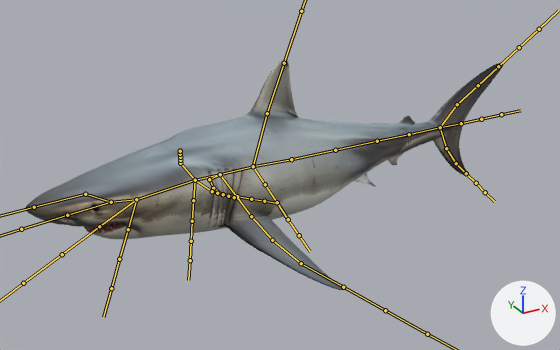
One commit to the FBX model Assets/shark ver2.3.fbx/shark ver2.3.fbx: the scene before it, then after it.
Both versions are drawn from a 50 mm lens placed at (-9.06, -16.68, 7.96), pointed at (0.14, 0.05, -0.4). Every picture has the same lights, and +X, +Y and +Z are marked at lower right. The bones that bend it are drawn over the model as lines.
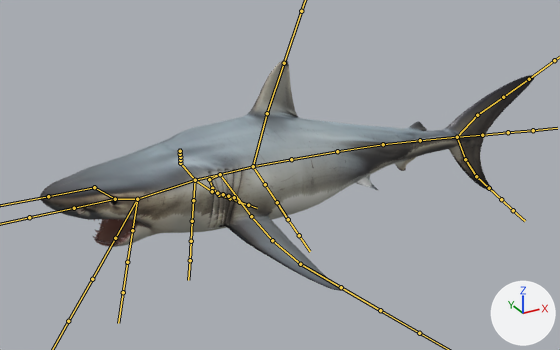
The newer file adds an action. The first version stands in its rest pose; the second is drawn at frame 31 of the action 'Armature|Pain'.

The edits, one by one:
Bone 'spine.007' (bone_spine_007) turns from (0, 0, 0) to (0, 0, -5) degrees about its own x, y and z.
Bone 'spine.008' (bone_spine_008) turns from (0, 0, 0) to (0, 0, -3) degrees about its own x, y and z.
Bone 'spine.009' (bone_spine_009) turns from (0, 0, 0) to (0, 0, -5) degrees about its own x, y and z.
Bone 'spine.010' (bone_spine_010) turns from (0, 0, 0) to (0, 0, -2) degrees about its own x, y and z.
Bone 'chest_fin.Bot.R.001' (bone_chest_fin_bot_r_001) turns from (0, 0, 0) to (-1, 1, -1) degrees about its own x, y and z.
Bone 'chest_fin.Bot.R.002' (bone_chest_fin_bot_r_002) turns from (0, 0, 0) to (-2, 1, -2) degrees about its own x, y and z.
Bone 'chest_fin.Bot.L.001' (bone_chest_fin_bot_l_001) turns from (0, 0, 0) to (-2, 0, 0) degrees about its own x, y and z.
Bone 'chest_fin.Bot.L.003' (bone_chest_fin_bot_l_003) turns from (0, 0, 0) to (-3, 0, 0) degrees about its own x, y and z.
Bone 'spine.001' (bone_spine_001) turns from (0, 0, 0) to (1, -1, 4) degrees about its own x, y and z.
Bone 'spine' (bone_spine) turns from (0, 0, 0) to (11, -1, 7) degrees about its own x, y and z.
Bone 'spine.003' (bone_spine_003) turns from (0, 0, 0) to (1, 0, 5) degrees about its own x, y and z.
Bone 'jaw_down' (bone_jaw_down) turns from (0, 0, 0) to (-24, 1, -2) degrees about its own x, y and z.
Bone 'chin' (bone_chin) turns from (0, 0, 0) to (-5, -13, -5) degrees about its own x, y and z.

Boxes (x1, y1, x2, y2) around the edits, measured in the pictures (560 x 350 px):
'Cube', posed: before (25, 59, 503, 290); after (39, 59, 535, 291)
bone 'spine.007', root to tip: before (291, 159) to (335, 150); after (291, 159) to (337, 151)
bone 'spine.008', root to tip: before (335, 150) to (377, 141); after (337, 151) to (383, 144)
bone 'spine.009', root to tip: before (377, 141) to (409, 134); after (383, 144) to (420, 140)
bone 'spine.010', root to tip: before (409, 134) to (440, 127); after (420, 140) to (457, 137)
bone 'chest_fin.Bot.R.001', root to tip: before (209, 179) to (213, 188); after (209, 179) to (212, 188)
bone 'chest_fin.Bot.R.002', root to tip: before (213, 188) to (222, 194); after (212, 188) to (219, 195)
bone 'chest_fin.Bot.L.003', root to tip: before (301, 263) to (343, 287); after (300, 264) to (341, 287)
bone 'spine.001', root to tip: before (195, 180) to (136, 199); after (195, 180) to (137, 199)
bone 'spine', root to tip: before (136, 199) to (111, 202); after (137, 199) to (115, 199)
bone 'spine.003', root to tip: before (85, 194) to (34, 207); after (94, 187) to (48, 196)
bone 'jaw_down', root to tip: before (136, 199) to (99, 226); after (137, 199) to (115, 238)
bone 'chin', root to tip: before (136, 199) to (128, 229); after (137, 199) to (132, 230)
